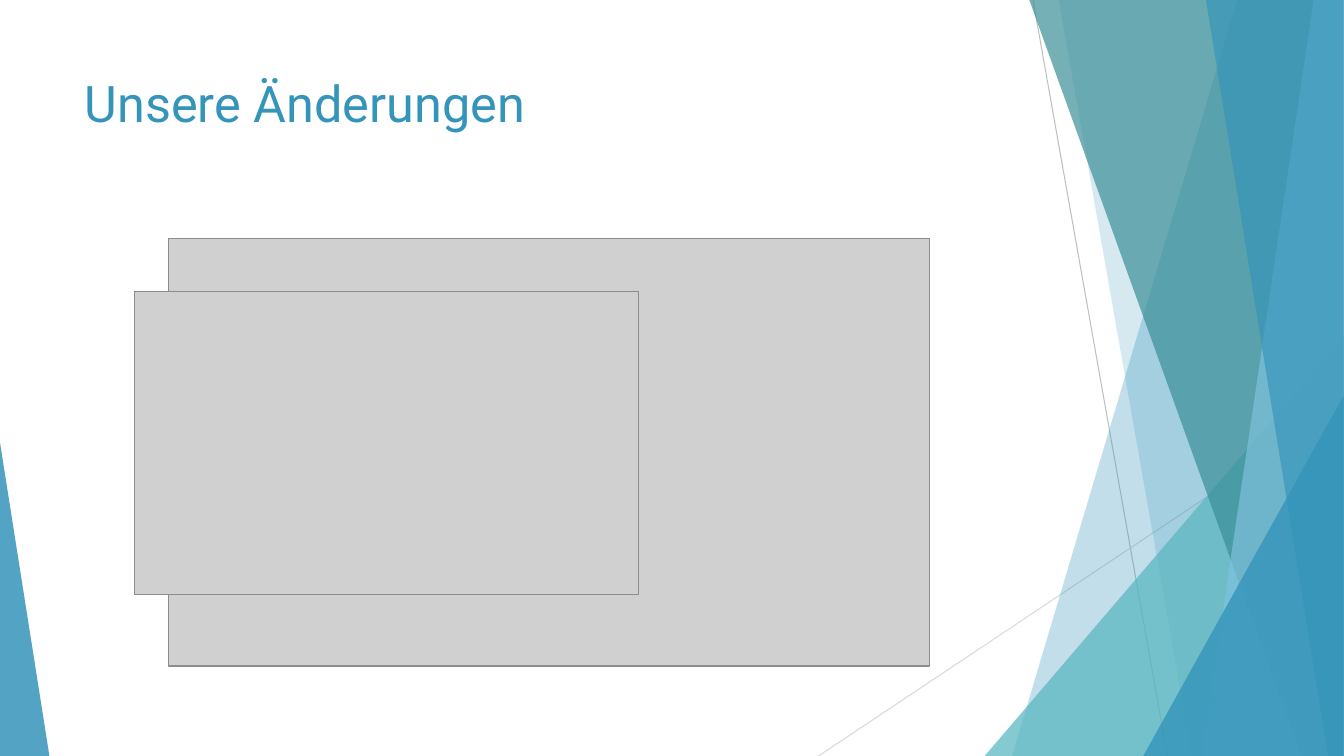
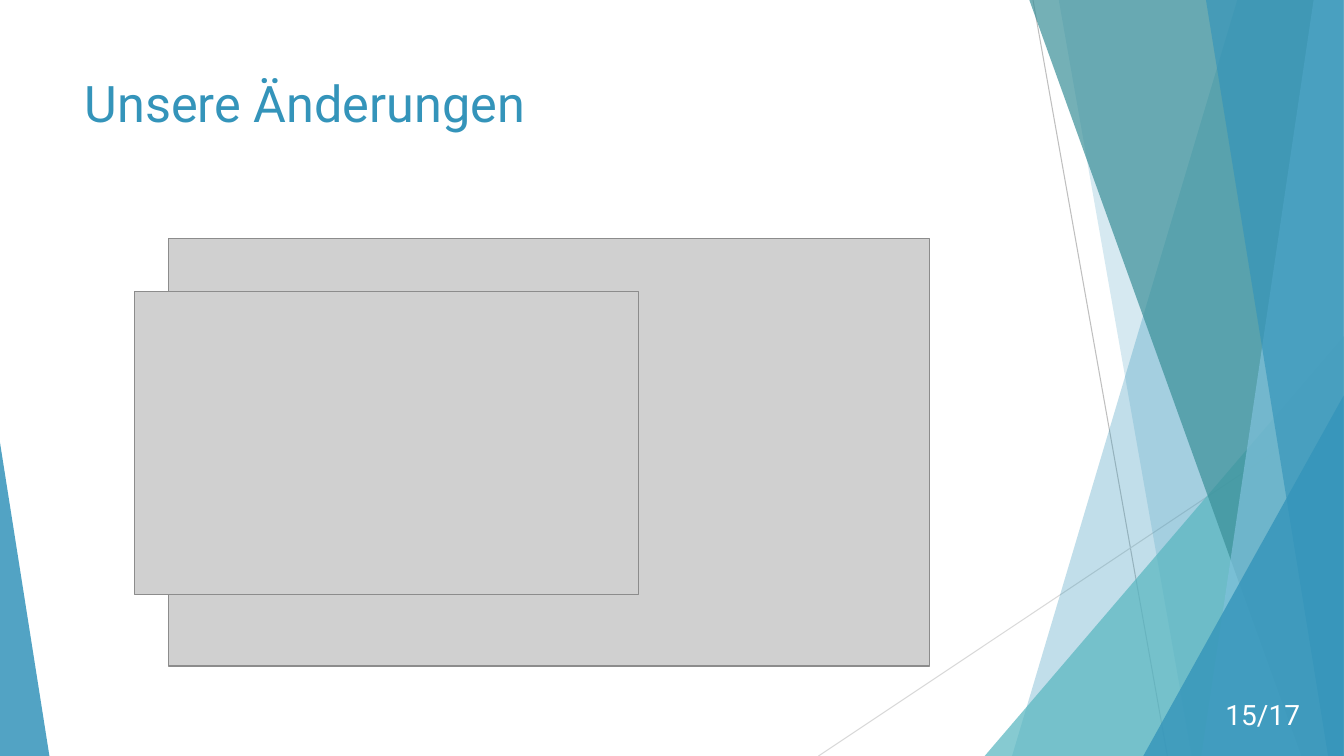
Before and after one commit to moritzhe/algokarto, a slide deck: slide 15 of Wang-Müller.pptx. Drawn at 1344x756 pixels with LibreOffice and Linux fonts; fonts in the diff are those of the drawing; grey boxes stand for pictures. Boxes give left, top, right and bottom in pixels: in the first picture for what was removed or moved away, otherwise in the second. Text is boxed around its words. In the diff, an @@ line names an element or a change of style, - is before the commit and + after.

```diff
--- a/Wang-Müller.pptx
+++ b/Wang-Müller.pptx
@@ page number added at (x1=1225, y1=705, x2=1300, y2=727), 20 pt, text #FFFFFF @@
+15/17
```
Also in this commit, not shown: 14 other slides changed, 1 slide added.
